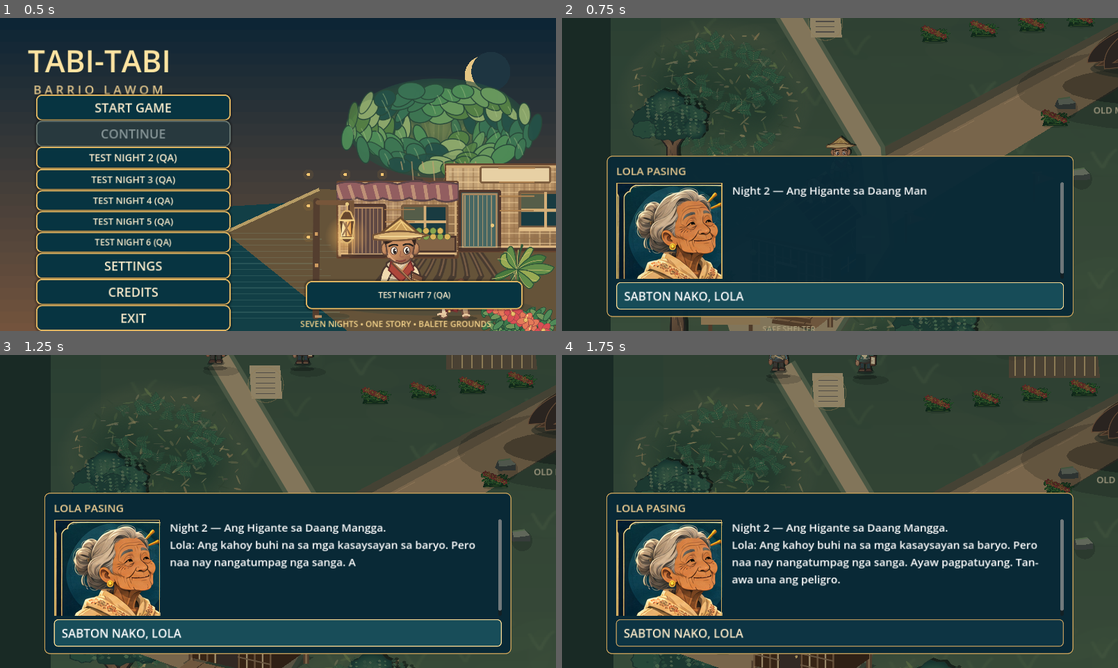
Above: before the commit, frames 1-4 (two rows, left to right).
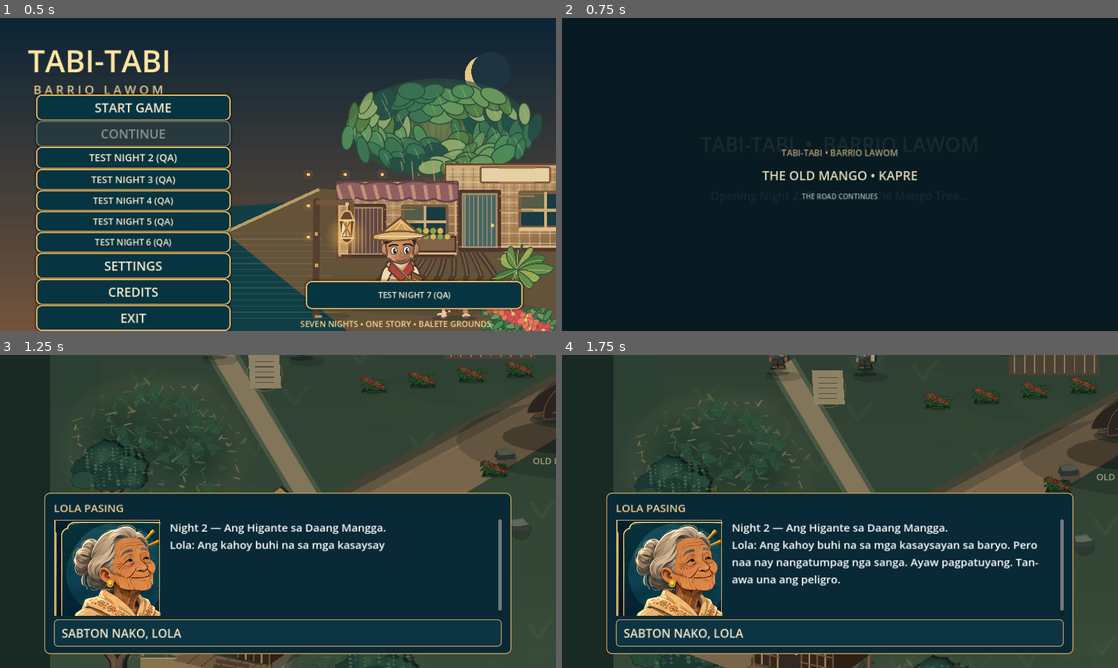
Above: after the commit, the same moments.

Repository: LokiJ07/Tabi-tabi
Game: Godot game, scene res://scenes/title.tscn
The game is run twice, just before and just after one commit, with the same random seed, the same clock (stepped at 60 frames per second) and the same inputs.
Inputs (mouse positions are in pixels of both pictures, inside the frame that each line leads up to):
- Up to frame 1 (0.5 s): no input
- Up to frame 2 (0.75 s): click "TEST NIGHT 2 (QA)" at 0.5 s
- Up to frame 3 (1.25 s): no input
- Up to frame 4 (1.75 s): tap Enter (ui_accept) at 1.25, 1.52 s; move the mouse to (962, 495) at 1.27 s; hold Right (ui_right) from 1.28 s (still down); click (962, 495) at 1.42 s

Frame 1 is identical in both runs. In frame 2, 62% of the frame differs, in the area x 8-100%, y 0-100%; in frame 3, 16%; in frame 4, 3.6%.

Commit message:
feat: use continuous-world cinematic fades for every chapter, menu and return transition

Diff:
--- a/scripts/ui/title_screen.gd
+++ b/scripts/ui/title_screen.gd
@@ -72,27 +72,27 @@
 		if key.pressed and key.keycode == KEY_F9:
 			get_viewport().set_input_as_handled()
 			print("NIGHT7_QA_DEBUG_ENTRY")
-			get_tree().change_scene_to_packed(Night07Scene)
+			SceneTransit.change_to_packed(Night07Scene)
 			return
 		if key.pressed and key.keycode == KEY_F7:
 			get_viewport().set_input_as_handled()
 			print("NIGHT6_QA_DEBUG_ENTRY")
-			get_tree().change_scene_to_packed(Night06Scene)
+			SceneTransit.change_to_packed(Night06Scene)
 			return
 		if key.pressed and key.keycode == KEY_F8:
 			get_viewport().set_input_as_handled()
 			print("NIGHT5_QA_DEBUG_ENTRY")
-			get_tree().change_scene_to_packed(Night05Scene)
+			SceneTransit.change_to_packed(Night05Scene)
 			return
 		if key.pressed and key.keycode == KEY_F12:
 			get_viewport().set_input_as_handled()
 			print("NIGHT4_QA_DEBUG_ENTRY")
-			get_tree().change_scene_to_packed(Night04Scene)
+			SceneTransit.change_to_packed(Night04Scene)
 			return
 		if key.pressed and key.keycode == KEY_F11:
 			get_viewport().set_input_as_handled()
 			print("NIGHT3_QA_DEBUG_ENTRY")
-			get_tree().change_scene_to_packed(Night03Scene)
+			SceneTransit.change_to_packed(Night03Scene)
 			return
 		if key.pressed and key.keycode == KEY_F10:
 			var viewport := get_viewport()
@@ -101,7 +101,7 @@
 			print("NIGHT2_QA_DEBUG_ENTRY")
 			# Freeing the title is deferred by scene change; never access its
 			# viewport after change_scene_to_packed() removes the current scene.
-			get_tree().change_scene_to_packed(Night02Scene)
+			SceneTransit.change_to_packed(Night02Scene)
 			return
 	# Debug-only QA gesture, a backup when Android's screenshot automation
 	# cannot reliably tap the real START GAME button. Support touch AND mouse
@@ -417,7 +417,7 @@
 	if message != null:
 		message.text = "Opening Night 7: Balete Grounds..."
 	await get_tree().process_frame
-	get_tree().change_scene_to_packed(Night07Scene)
+	SceneTransit.change_to_packed(Night07Scene)
 
 func _enter_night6() -> void:
 	if not _night6_unlocked() and not OS.has_feature("debug"):
@@ -427,7 +427,7 @@
 	if label != null:
 		label.text = "Opening Night 6: What the Water Took..."
 	await get_tree().process_frame
-	get_tree().change_scene_to_packed(Night06Scene)
+	SceneTransit.change_to_packed(Night06Scene)
 
 func _enter_night5() -> void:
 	if not _night5_unlocked() and not OS.has_feature("debug"):
@@ -437,7 +437,7 @@
 	if label != null:
 		label.text = "Opening Night 5: Sigbin — The Abandoned Farm..."
 	await get_tree().process_frame
-	get_tree().change_scene_to_packed(Night05Scene)
+	SceneTransit.change_to_packed(Night05Scene)
 
 func _enter_night4() -> void:
 	if not _night4_unlocked() and not OS.has_feature("debug"):
@@ -447,7 +447,7 @@
 	if lbl != null:
 		lbl.text = "Opening Night 4: The Manananggal at the Wake..."
 	await get_tree().process_frame
-	get_tree().change_scene_to_packed(Night04Scene)
+	SceneTransit.change_to_packed(Night04Scene)
 
 func _enter_night3() -> void:
 	if not _night3_unlocked() and not OS.has_feature("debug"):
@@ -457,7 +457,7 @@
 	if loading_label != null:
 		loading_label.text = "Opening Night 3: Tikbalang — The False Trail..."
 	await get_tree().process_frame
-	get_tree().change_scene_to_packed(Night03Scene)
+	SceneTransit.change_to_packed(Night03Scene)
 
 
 func _enter_night2() -> void:
@@ -468,7 +468,7 @@
 	if loading_label != null:
 		loading_label.text = "Opening Night 2: The Giant in the Mango Tree..."
 	await get_tree().process_frame
-	get_tree().change_scene_to_packed(Night02Scene)
+	SceneTransit.change_to_packed(Night02Scene)
 
 
 func _has_save() -> bool:
@@ -516,7 +516,7 @@
 		_clear_campaign_saves()
 	loading_cover.show()
 	await get_tree().process_frame
-	get_tree().change_scene_to_packed(GameScene)
+	SceneTransit.change_to_packed(GameScene)
 
 func _build_loading() -> void:
 	loading_cover = ColorRect.new()
